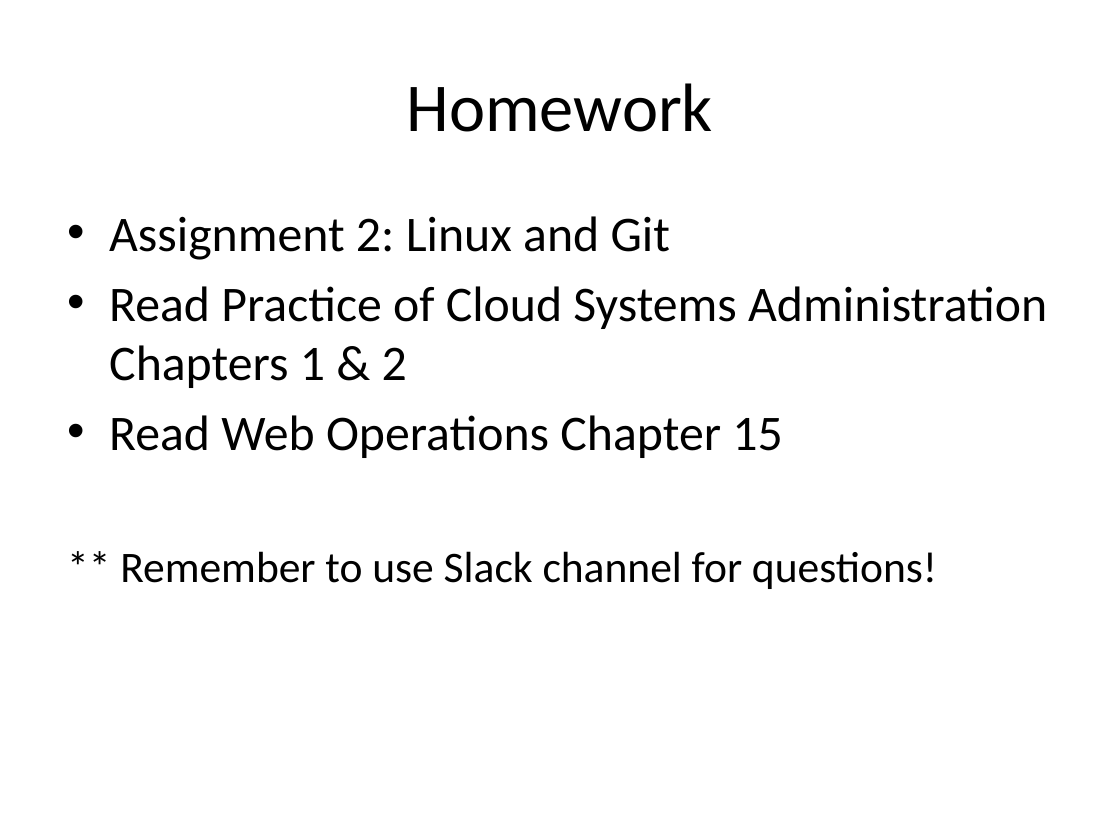
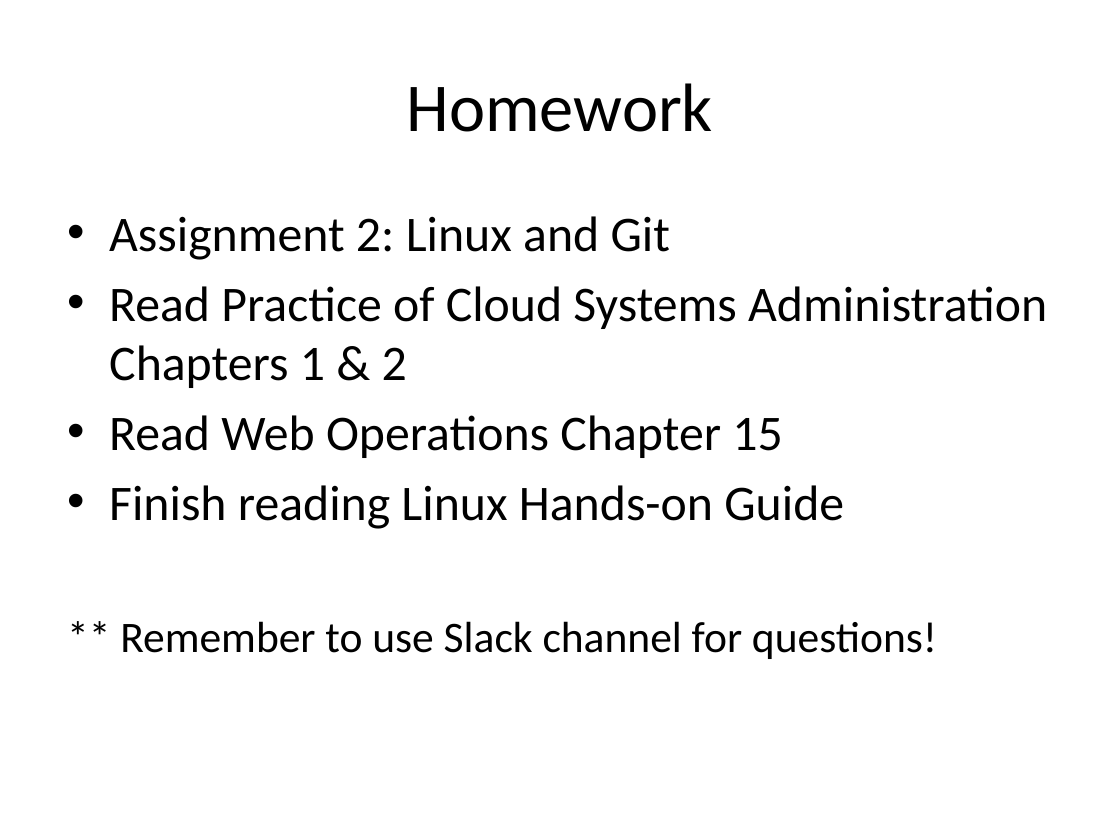
Before and after one commit to jasondbaker/infrastructure-class, a slide deck: slide 12 of infrastructure-week-2.pptx (slide 13 before the commit). Drawn at 1120x840 pixels with LibreOffice and Linux fonts; fonts in the diff are those of the drawing. Boxes give left, top, right and bottom in pixels: in the first picture for what was removed or moved away, otherwise in the second. Text is boxed around its words. In the diff, an @@ line names an element or a change of style, - is before the commit and + after.

```diff
--- a/infrastructure-week-2.pptx
+++ b/infrastructure-week-2.pptx
@@ text at [109,485,844,529]: paragraph added @@
+• Finish reading Linux Hands-on Guide
```
Also in this commit, not shown: 1 slide removed, 6 other files.
